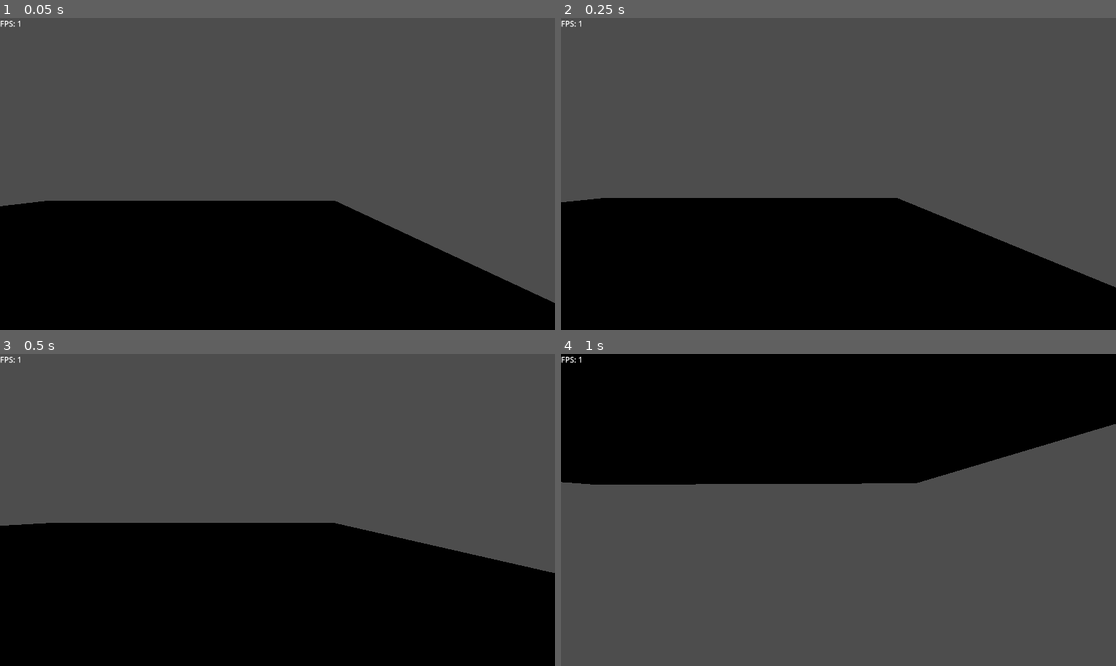
Above: before the commit, frames 1-4 (two rows, left to right).
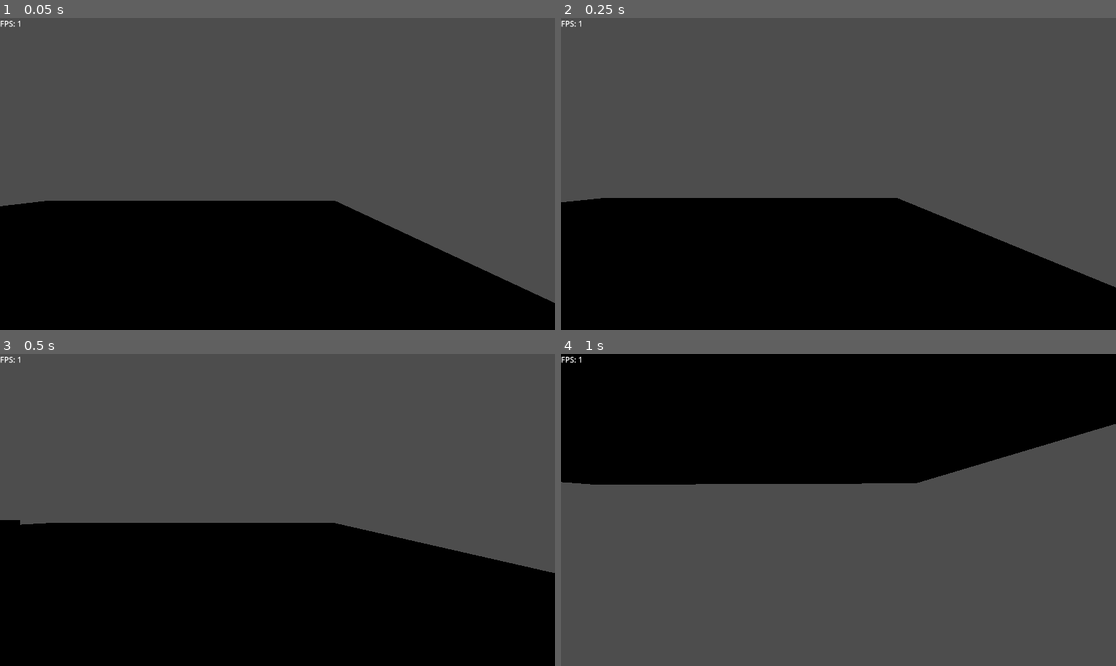
Above: after the commit, the same moments.

Repository: Immagoeat/airshipgame
Game: Godot game, scene res://scenes/spawnarea.tscn
Two runs of this game, one before a commit and one after it. Both use one fixed random seed, a clock stepped at 60 frames per second and the inputs below. This scene is started directly instead of the project's main scene.
Inputs (mouse positions are in pixels of both pictures, inside the frame that each line leads up to):
- Up to frame 1 (0.05 s): no input
- Up to frame 2 (0.25 s): no input
- Up to frame 3 (0.5 s): no input
- Up to frame 4 (1 s): move the mouse to (832, 516) at 0.52 s; hold W (up) from 0.53 s (still down); hold E (e) from 0.53 s (still down)

Frames 1-2 are identical in both runs. In frame 3, less than 0.1% of the frame differs, in the area x 0-4%, y 53-56%; in frame 4, nothing differs.

Commit message:
finished staircase on spawnarea

Diff:
--- a/airshipgame/scenes/spawnarea.tscn
+++ b/airshipgame/scenes/spawnarea.tscn
@@ -54,3 +54,67 @@
 [node name="CSGBox3D5" type="CSGBox3D" parent="Spwanplatform/Stair" unique_id=1295989296]
 transform = Transform3D(1, 0, 0, 0, 1, 0, 0, 0, 1, 1.565985, 1.0773993, -0.0039590597)
 size = Vector3(2.5405273, 1.9343109, 3.8857422)
+
+[node name="CSGBox3D6" type="CSGBox3D" parent="Spwanplatform/Stair" unique_id=1586281889]
+transform = Transform3D(1, 0, 0, 0, 1, 0, 0, 0, 1, 1.565985, 0.9575319, -2.238519)
+size = Vector3(2.5405273, 1.6945763, 0.58935547)
+
+[node name="CSGBox3D7" type="CSGBox3D" parent="Spwanplatform/Stair" unique_id=1697865583]
+transform = Transform3D(1, 0, 0, 0, 1, 0, 0, 0, 1, 1.565985, 0.9575319, 2.2224798)
+size = Vector3(2.5405273, 1.6945763, 0.58935547)
+
+[node name="CSGBox3D8" type="CSGBox3D" parent="Spwanplatform/Stair" unique_id=705047613]
+transform = Transform3D(1, 0, 0, 0, 1, 0, 0, 0, 1, 1.565985, 0.86634636, 2.8029766)
+size = Vector3(2.5405273, 1.5122051, 0.58935547)
+
+[node name="CSGBox3D9" type="CSGBox3D" parent="Spwanplatform/Stair" unique_id=1710297642]
+transform = Transform3D(1, 0, 0, 0, 1, 0, 0, 0, 1, 1.565985, 0.86634636, -2.8172462)
+size = Vector3(2.5405273, 1.5122051, 0.58935547)
+
+[node name="CSGBox3D10" type="CSGBox3D" parent="Spwanplatform/Stair" unique_id=602034957]
+transform = Transform3D(1, 0, 0, 0, 1, 0, 0, 0, 1, 1.565985, 0.77662516, -3.3997452)
+size = Vector3(2.5405273, 1.3327627, 0.58935547)
+
+[node name="CSGBox3D11" type="CSGBox3D" parent="Spwanplatform/Stair" unique_id=37776032]
+transform = Transform3D(1, 0, 0, 0, 1, 0, 0, 0, 1, 1.565985, 0.77662516, 3.3642092)
+size = Vector3(2.5405273, 1.3327627, 0.58935547)
+
+[node name="CSGBox3D12" type="CSGBox3D" parent="Spwanplatform/Stair" unique_id=279769321]
+transform = Transform3D(1, 0, 0, 0, 1, 0, 0, 0, 1, 1.565985, 0.6861713, 3.950653)
+size = Vector3(2.5405273, 1.151855, 0.58935547)
+
+[node name="CSGBox3D13" type="CSGBox3D" parent="Spwanplatform/Stair" unique_id=593995431]
+transform = Transform3D(1, 0, 0, 0, 1, 0, 0, 0, 1, 1.565985, 0.6861713, -3.9856699)
+size = Vector3(2.5405273, 1.151855, 0.58935547)
+
+[node name="CSGBox3D14" type="CSGBox3D" parent="Spwanplatform/Stair" unique_id=2118969014]
+transform = Transform3D(1, 0, 0, 0, 1, 0, 0, 0, 1, 1.565985, 0.6147603, -4.5624933)
+size = Vector3(2.5405273, 1.009033, 0.58935547)
+
+[node name="CSGBox3D15" type="CSGBox3D" parent="Spwanplatform/Stair" unique_id=73396456]
+transform = Transform3D(1, 0, 0, 0, 1, 0, 0, 0, 1, 1.565985, 0.6147603, 4.539806)
+size = Vector3(2.5405273, 1.009033, 0.58935547)
+
+[node name="CSGBox3D16" type="CSGBox3D" parent="Spwanplatform/Stair" unique_id=499994076]
+transform = Transform3D(1, 0, 0, 0, 1, 0, 0, 0, 1, 1.565985, 0.5294332, 5.1168604)
+size = Vector3(2.5405273, 0.8383788, 0.58935547)
+
+[node name="CSGBox3D17" type="CSGBox3D" parent="Spwanplatform/Stair" unique_id=1846204863]
+transform = Transform3D(1, 0, 0, 0, 1, 0, 0, 0, 1, 1.565985, 0.5294332, -5.145267)
+size = Vector3(2.5405273, 0.8383788, 0.58935547)
+
+[node name="CSGBox3D18" type="CSGBox3D" parent="Spwanplatform/Stair" unique_id=1972642626]
+transform = Transform3D(1, 0, 0, 0, 1, 0, 0, 0, 1, 1.565985, 0.45728967, -5.7271357)
+size = Vector3(2.5405273, 0.69409174, 0.58935547)
+
+[node name="CSGBox3D19" type="CSGBox3D" parent="Spwanplatform/Stair" unique_id=1948066767]
+transform = Transform3D(1, 0, 0, 0, 1, 0, 0, 0, 1, 1.565985, 0.45728967, 5.703623)
+size = Vector3(2.5405273, 0.69409174, 0.58935547)
+
+[node name="CSGBox3D20" type="CSGBox3D" parent="Spwanplatform/Stair" unique_id=1389280353]
+transform = Transform3D(1, 0, 0, 0, 1, 0, 0, 0, 1, 1.565985, 0.37696743, 6.280854)
+size = Vector3(2.5405273, 0.53344727, 0.58935547)
+
+[node name="CSGBox3D21" type="CSGBox3D" parent="Spwanplatform/Stair" unique_id=987852942]
+transform = Transform3D(1, 0, 0, 0, 1, 0, 0, 0, 1, 1.565985, 0.37696743, -6.3118024)
+size = Vector3(2.5405273, 0.53344727, 0.58935547)
Not shown, added: airshipgame/export_presets.cfg
